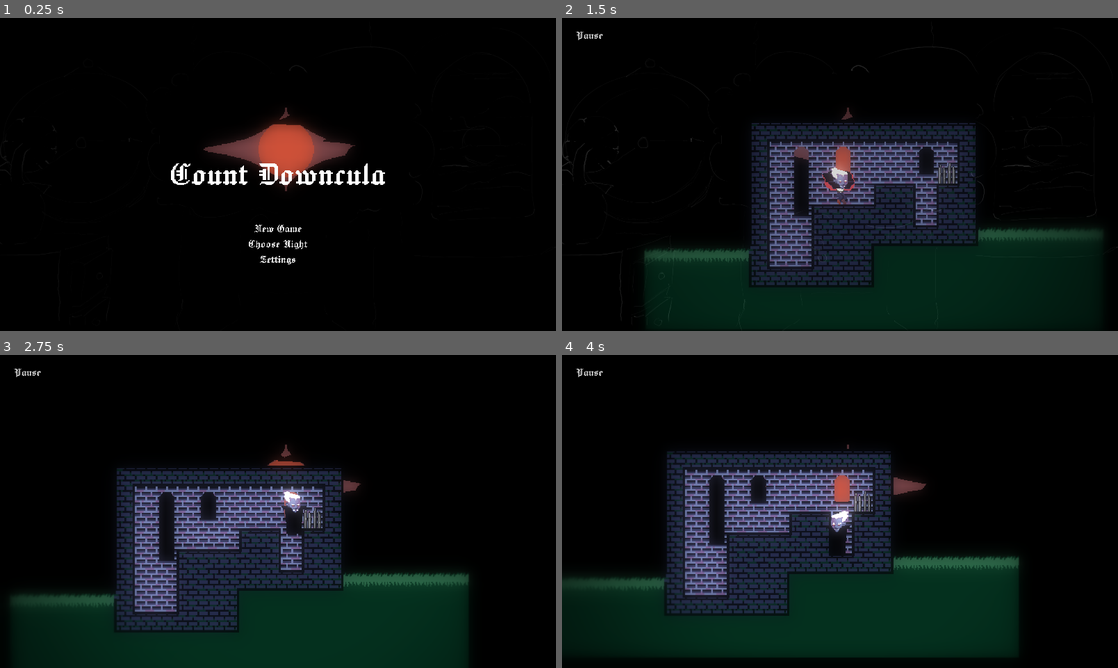
Above: before the commit, frames 1-4 (two rows, left to right).
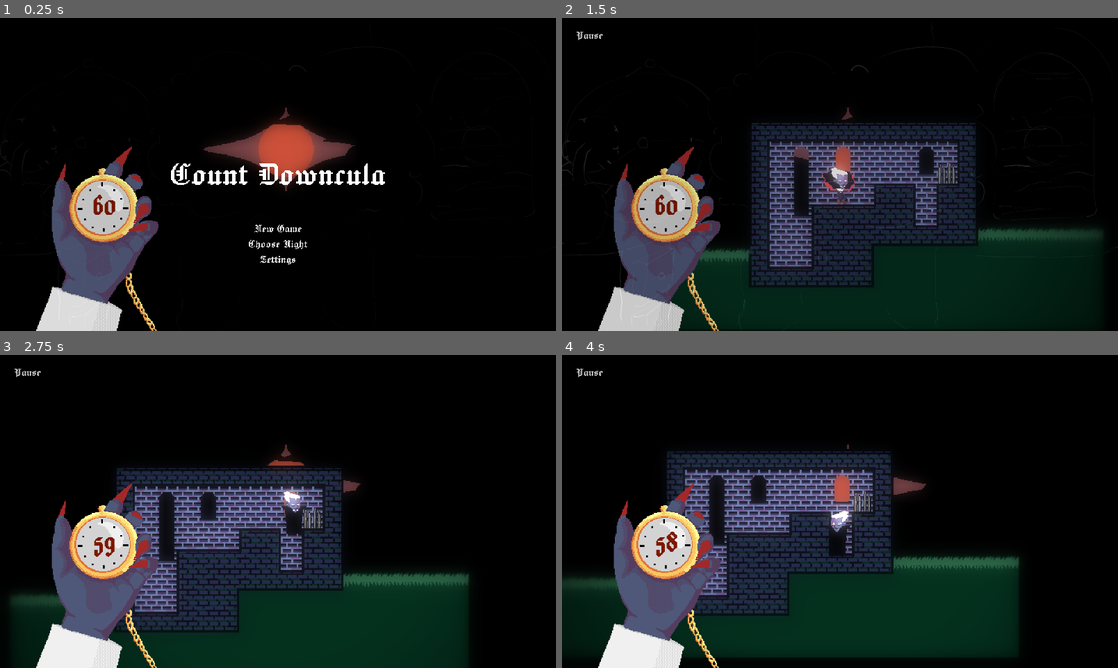
Above: after the commit, the same moments.

Repository: Agecaf/gmtk26-jamgame
Game: Godot game, scene res://main.tscn
Same seed, same stepped clock (60 frames per second), same inputs: the game is played once before the commit and once after it.
Inputs:
- Up to frame 1 (0.25 s): no input
- Up to frame 2 (1.5 s): click "New Game" at 0.5 s; click "Continue" at 1.25 s
- Up to frame 3 (2.75 s): tap Enter (ui_accept) at 2 s; hold D (right) from 2.03 s (still down); tap S (crouch) at 2.1 s; tap W (jump) at 2.27 s
- Up to frame 4 (4 s): tap Backspace at 2.85 s; tap W (jump) at 3.02 s; release D (right) at 3.53 s; hold A (left) from 3.53 s (still down); tap Delete at 3.6 s

The runs differ from the first frame. In frame 1, 7.6% of the frame differs, in the area x 6-29%, y 41-100%; in frame 2, 7.6%; in frame 3, 7.5%; in frame 4, 7.5%.

Commit message:
Pocketwatch first implementation.

Diff:
--- /dev/null
+++ b/game/pocketwatch/pocketwatch.gd
@@ -0,0 +1,9 @@
+extends Node2D
+
+func _ready() -> void:
+	_ready_deferred.call_deferred()
+func _ready_deferred() -> void:
+	Game.countdown.tick.connect(update_watch)
+
+func update_watch(seconds_left: int) -> void:
+	%TimeLabel.text = str(seconds_left)
--- /dev/null
+++ b/game/pocketwatch/pocketwatch.tscn
@@ -0,0 +1,30 @@
+[gd_scene format=3 uid="uid://clh0bivbljycd"]
+
+[ext_resource type="Script" uid="uid://dhjtgnj4ujx2u" path="res://game/pocketwatch/pocketwatch.gd" id="1_1rbkx"]
+[ext_resource type="Texture2D" uid="uid://demrh624qf80g" path="res://assets/art/ui/pocketwatch_small.png" id="1_bwf8q"]
+[ext_resource type="FontFile" uid="uid://cilohm76mhdjg" path="res://assets/other/font/Jacquard24-Regular.ttf" id="2_1rbkx"]
+
+[sub_resource type="LabelSettings" id="LabelSettings_kafe6"]
+font = ExtResource("2_1rbkx")
+font_size = 43
+font_color = Color(0.48837668, 0.09068359, 0, 1)
+
+[node name="Pocketwatch" type="Node2D" unique_id=1002285961]
+script = ExtResource("1_1rbkx")
+
+[node name="PocketwatchSmall" type="Sprite2D" parent="." unique_id=86239562]
+position = Vector2(335, 799.00006)
+scale = Vector2(3, 3)
+texture = ExtResource("1_bwf8q")
+
+[node name="TimeLabel" type="Label" parent="PocketwatchSmall" unique_id=1426621085]
+unique_name_in_owner = true
+custom_minimum_size = Vector2(100, 100)
+offset_left = -40.666668
+offset_top = -102.33335
+offset_right = 59.333332
+offset_bottom = -2.3333511
+text = "60"
+label_settings = SubResource("LabelSettings_kafe6")
+horizontal_alignment = 1
+vertical_alignment = 1
--- a/main.tscn
+++ b/main.tscn
@@ -10,6 +10,7 @@
 [ext_resource type="PackedScene" uid="uid://dpswi3ihio6ui" path="res://test/zerok/zerok_test_level.tscn" id="5_kek77"]
 [ext_resource type="Theme" uid="uid://cyj05vdf0ga8u" path="res://assets/other/theme/game_theme.tres" id="6_7mycd"]
 [ext_resource type="Texture2D" uid="uid://1vhum3km4sko" path="res://assets/art/background/transmission.png" id="6_kek77"]
+[ext_resource type="PackedScene" uid="uid://clh0bivbljycd" path="res://game/pocketwatch/pocketwatch.tscn" id="7_dg77c"]
 [ext_resource type="Shader" uid="uid://bu0m4efae4kus" path="res://assets/other/shader/screen_shader.gdshader" id="7_efxa6"]
 
 [sub_resource type="ShaderMaterial" id="ShaderMaterial_dg77c"]
@@ -44,6 +45,8 @@
 texture = SubResource("GradientTexture2D_kafe6")
 centered = false
 
+[node name="Pocketwatch" parent="FrontLayer" unique_id=1002285961 instance=ExtResource("7_dg77c")]
+
 [node name="BlackFrame" type="Sprite2D" parent="FrontLayer" unique_id=728306067]
 process_mode = 3
 scale = Vector2(0.5010417, 0.5013889)
Binary file added: assets/art/ui/pocketwatch_small.png
Not shown, added: assets/art/ui/pocketwatch_small.png.import
Not shown, added: game/pocketwatch/pocketwatch.gd.uid
